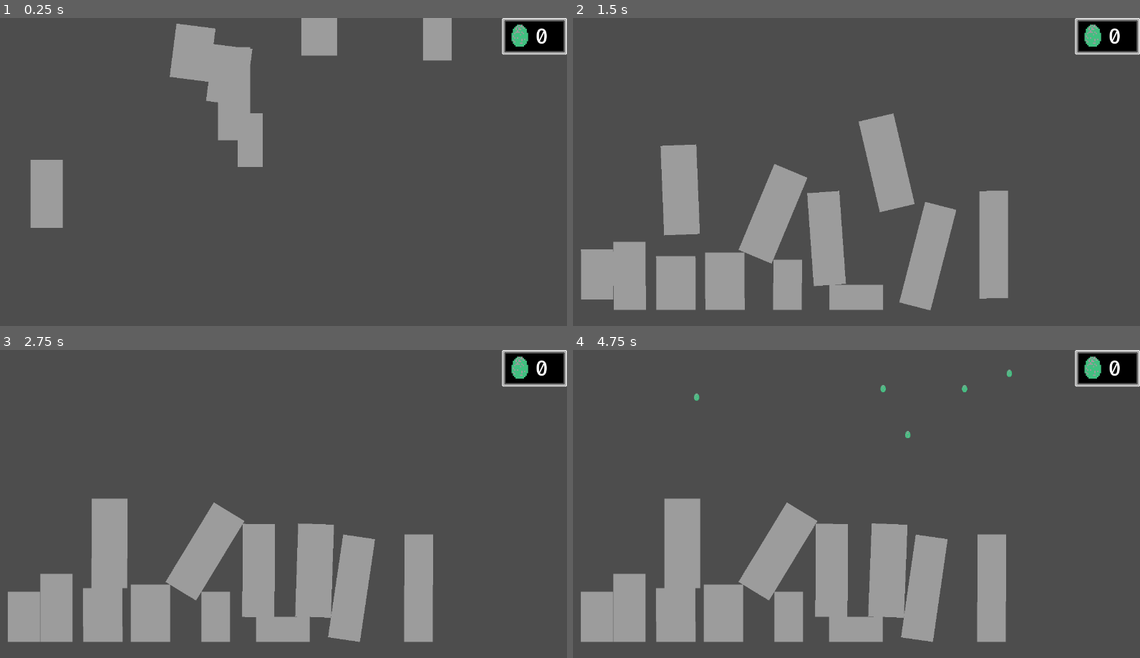
Above: before the commit, frames 1-4 (two rows, left to right).
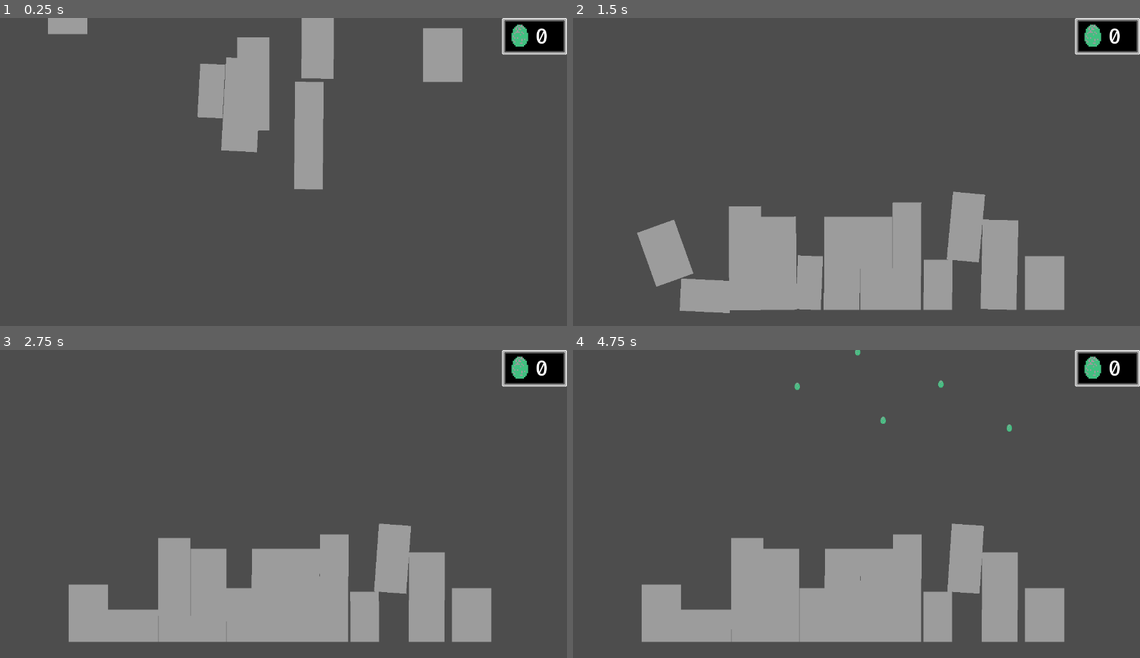
Above: after the commit, the same moments.

Repository: bjornarprytz/goodzilla
Game: Godot game, scene res://main.tscn
Same seed, same stepped clock (60 frames per second), same inputs: the game is played once before the commit and once after it.
Inputs (mouse positions are in pixels of both pictures, inside the frame that each line leads up to):
- Up to frame 1 (0.25 s): no input
- Up to frame 2 (1.5 s): move the mouse to (981, 162) at 0.52 s; hold Right (ui_right) from 0.53 s (still down); click (981, 162) at 0.67 s; tap Up (ui_up) at 0.77 s; move the mouse to (737, 196) at 1.27 s
- Up to frame 3 (2.75 s): tap Up (ui_up) at 1.52 s; move the mouse to (340, 439) at 2.02 s; release Right (ui_right) at 2.03 s; hold Left (ui_left) from 2.03 s (still down)
- Up to frame 4 (4.75 s): move the mouse to (822, 574) at 2.77 s; release Left (ui_left) at 2.78 s; hold Right (ui_right) 2.78-4.28 s; click (822, 574) at 2.92 s; tap Up (ui_up) at 3.02, 3.77, 4.52 s; tap Enter at 3.5 s; move the mouse to (1026, 559) at 3.52 s; tap Space at 4.25 s; move the mouse to (680, 463) at 4.27 s; hold Left (ui_left) from 4.28 s (still down)

The runs differ from the first frame. In frame 1, 7.8% of the frame differs, in the area x 5-82%, y 0-69%; in frame 2, 20%, in the area x 1-87%, y 30-96%; in frame 3, 15%; in frame 4, 16%.

Commit message:
game over condtions

Diff:
--- a/src/autoloads/event_bus.gd
+++ b/src/autoloads/event_bus.gd
@@ -6,3 +6,4 @@
 
 
 signal pickup_egg
+signal game_over(win: bool)
--- a/src/autoloads/factory.gd
+++ b/src/autoloads/factory.gd
@@ -4,6 +4,7 @@
 var skyscraper_spawner = preload("res://world/skyscraper.tscn")
 var window_spawner = preload("res://world/window.tscn")
 var egg_spawner = preload("res://world/egg.tscn")
+var repellant_spawner = preload("res://world/repellant.tscn")
 
 # Add factory methods for common scenes here. Access through the Create singleton
 
@@ -26,3 +27,8 @@
 	var egg = egg_spawner.instantiate() as Egg
 
 	return egg
+
+func Repellant() -> Repellant:
+	var repellant = repellant_spawner.instantiate() as Repellant
+
+	return repellant
--- a/src/game.gd
+++ b/src/game.gd
@@ -1,15 +1,27 @@
+class_name Game
 extends Node2D
 
 @onready var skyscrapers: Node = $Skyscrapers
 @onready var goodzilla: Goodzilla = $Goodzilla
 @onready var egg_count: RichTextLabel = %EggCount
 @onready var eggcontainer: Node = $Eggs
+@onready var repellants: Node = $Repellants
+@onready var game_over_message: PanelContainer = $UI/GameOver
+@onready var game_over_text: RichTextLabel = $UI/GameOver/MarginContainer/GameOverText
 
+const EGG_COUNT = 6
 var eggs: int = 0
 
 # Called when the node enters the scene tree for the first time.
 func _ready() -> void:
 	Events.pickup_egg.connect(on_pickup_egg)
+	Events.game_over.connect(on_game_over)
+
+	for x in range(3):
+		var r = Create.Repellant()
+
+		r.position = Vector2(randf_range(10.0, 1000.0), randf_range(500.0, 600.0))
+		repellants.add_child(r)
 
 	goodzilla.process_mode = Node.PROCESS_MODE_DISABLED
 	goodzilla.hide()
@@ -28,7 +40,10 @@
 
 	await get_tree().create_timer(8.0).timeout
 
-	for x in range(6):
+	for c in repellants.get_children():
+		c.queue_free()
+
+	for x in range(EGG_COUNT):
 		await get_tree().create_timer(.1).timeout
 		var e = Create.Egg()
 
@@ -44,3 +59,16 @@
 func on_pickup_egg():
 	eggs += 1
 	egg_count.text = str(eggs)
+
+	if EGG_COUNT == eggs:
+		Events.game_over.emit(true)
+
+func on_game_over(win: bool):
+	var result = ""
+	if win:
+		result = "Win!"
+	else:
+		result = "Lose"
+	game_over_text.text = "[center]Game over!"
+	game_over_text.append_text("\n%s" % result)
+	game_over_message.show()
--- a/src/game.tscn
+++ b/src/game.tscn
@@ -40,6 +40,8 @@
 
 [node name="Eggs" type="Node" parent="."]
 
+[node name="Repellants" type="Node" parent="."]
+
 [node name="UI" type="CanvasLayer" parent="."]
 
 [node name="PanelContainer" type="PanelContainer" parent="UI"]
@@ -74,3 +76,27 @@
 theme_override_font_sizes/normal_font_size = 48
 text = "0"
 fit_content = true
+
+[node name="GameOver" type="PanelContainer" parent="UI"]
+visible = false
+anchors_preset = 8
+anchor_left = 0.5
+anchor_top = 0.5
+anchor_right = 0.5
+anchor_bottom = 0.5
+offset_left = -134.0
+offset_top = -74.0
+offset_right = 134.0
+offset_bottom = 74.0
+grow_horizontal = 2
+grow_vertical = 2
+
+[node name="MarginContainer" type="MarginContainer" parent="UI/GameOver"]
+layout_mode = 2
+size_flags_vertical = 4
+
+[node name="GameOverText" type="RichTextLabel" parent="UI/GameOver/MarginContainer"]
+layout_mode = 2
+bbcode_enabled = true
+text = "[center]Game Over!"
+fit_content = true
--- a/src/player/goodzilla.gd
+++ b/src/player/goodzilla.gd
@@ -13,7 +13,6 @@
 var is_climbing: bool:
 	get:
 		return currently_climbing != null
-
 
 var is_charging_jump: bool = false
 var wall_normal: Vector2 = Vector2.ZERO
--- a/src/player/goodzilla.tscn
+++ b/src/player/goodzilla.tscn
@@ -6,7 +6,7 @@
 [ext_resource type="Texture2D" uid="uid://b0rtea0w0sn7u" path="res://assets/Proto-run.png" id="4_yskql"]
 
 [sub_resource type="RectangleShape2D" id="RectangleShape2D_3aet3"]
-size = Vector2(16, 28)
+size = Vector2(16, 16)
 
 [sub_resource type="AtlasTexture" id="AtlasTexture_l4on6"]
 atlas = ExtResource("2_824dx")
@@ -139,7 +139,7 @@
 script = ExtResource("1_lk0w1")
 
 [node name="Shape" type="CollisionShape2D" parent="."]
-position = Vector2(0, 2)
+position = Vector2(0, 8)
 shape = SubResource("RectangleShape2D_3aet3")
 
 [node name="Animation" type="AnimatedSprite2D" parent="."]
--- /dev/null
+++ b/src/world/repellant.gd
@@ -0,0 +1,12 @@
+class_name Repellant
+extends Node2D
+
+
+# Called when the node enters the scene tree for the first time.
+func _ready() -> void:
+	pass # Replace with function body.
+
+
+# Called every frame. 'delta' is the elapsed time since the previous frame.
+func _process(delta: float) -> void:
+	pass
--- /dev/null
+++ b/src/world/repellant.tscn
@@ -0,0 +1,20 @@
+[gd_scene load_steps=3 format=3 uid="uid://uygnfyqjtlyw"]
+
+[ext_resource type="Script" path="res://world/repellant.gd" id="1_q40ac"]
+
+[sub_resource type="CircleShape2D" id="CircleShape2D_4aryp"]
+radius = 148.084
+
+[node name="Repellant" type="Node2D"]
+script = ExtResource("1_q40ac")
+
+[node name="Area" type="Area2D" parent="."]
+gravity_space_override = 1
+gravity_point = true
+gravity_point_unit_distance = 50.0
+gravity_point_center = Vector2(0, 0)
+gravity_direction = Vector2(0, 0)
+gravity = -980.0
+
+[node name="Shape" type="CollisionShape2D" parent="Area"]
+shape = SubResource("CircleShape2D_4aryp")
--- a/src/world/skyscraper.gd
+++ b/src/world/skyscraper.gd
@@ -17,8 +17,8 @@
 
 var alertness: float = 0.0
 
-var alertness_rate: float = 5.0
-var calm_rate: float = 2.0
+var alertness_rate: float = 10.0
+var calm_rate: float = 0.0
 
 var disturbed: bool = false
 var settled = false
@@ -63,6 +63,9 @@
 		else:
 			windows[i].turnOff()
 
+	if threshold > windows.size():
+		Events.game_over.emit(false)
+
 func _physics_process(delta: float) -> void:
 	# Rotate towards standing up
 	if not settled:
Not shown, changed: readme.md
